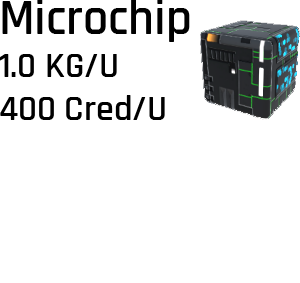
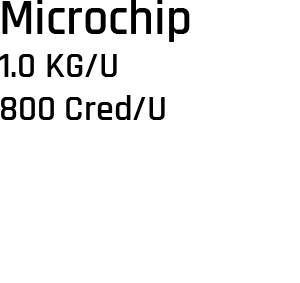
Before/after of a w=300, h=283 layered artwork. What changed in the layer stack:
painted on "Layer 1" over [200, 20, 300, 120]
renamed "Microchip 1.0 KG/U 400 Cred/U" to "Microchip 1.0 KG/U 800 Cred/U", painted on it over [0, 97, 18, 120]
